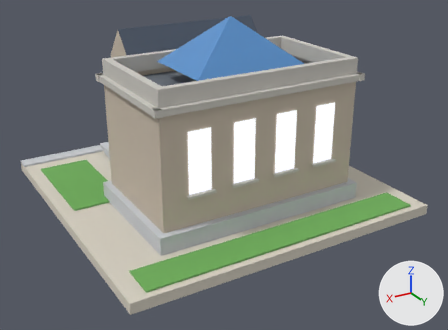
An edit to the glTF model public/models/v2/25_lod1.glb, drawn before and after from the same camera.
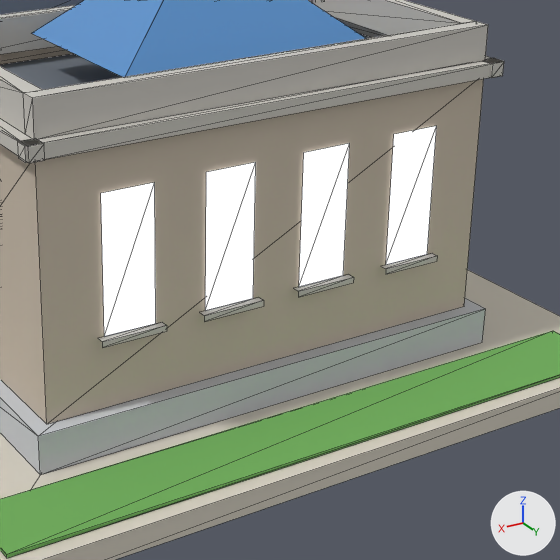
Each version appears first whole from a 50 mm lens placed at (0.899, 1.594, 0.874), pointed at (-0.005, 0.087, 0.121), and next in a close-up on the part from 32% to 87% of the width and 14% to 89% of the height. Arrows for +X, +Y and +Z are at lower right; the lights stay in place. The last two pictures show the newer version. The close-ups show mesh edges as thin lines. Vertices at exactly the same position are counted once.

Names of what the first close-up shows: 'b25_v2_lod1'.
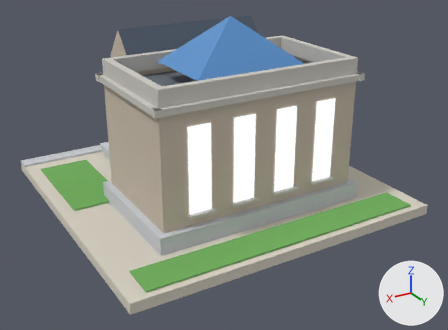
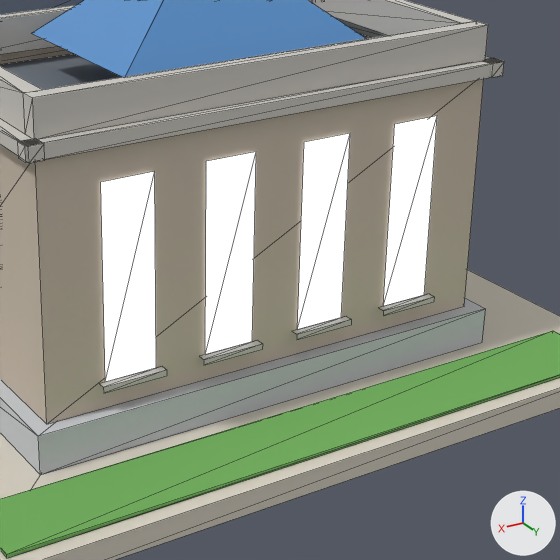
Pixel boxes [x1, y1, x2, y2] of what changed, in the close-ups (560 x 560 px; the box of a moved part takes in the faces that stretch with it):
part 1 of me_b25_v2_lod1, moved or reshaped: before [381, 253, 437, 274]; after [379, 294, 434, 316]
part 2 of me_b25_v2_lod1, moved or reshaped: before [293, 274, 354, 297]; after [293, 316, 351, 340]
part 3 of me_b25_v2_lod1, moved or reshaped: before [199, 297, 264, 321]; after [199, 340, 263, 365]
part 4 of me_b25_v2_lod1, moved or reshaped: before [98, 322, 167, 348]; after [100, 367, 167, 393]
part 5 of me_b25_v2_lod1, moved or reshaped: before [101, 126, 437, 337]; after [101, 116, 437, 382]

Edits to the bpy script that builds the scene:
```text
Change me_b25_v2_lod1:
    where me_b25_v2_lod1.from_pydata(...)  # 348 vertices, 416 faces; spans x -0.48..0.48, y -0.48..0.48, z 0.0..0.58
    used by ob_b25_v2_lod1; location = (0.0, 0.0, 0.0)
    before: 220 (-0.168, 0.313, 0.173) at pixel (385, 264), 221 (-0.235, 0.313, 0.173) at pixel (427, 254), 222 (-0.235, 0.313, 0.346) at pixel (436, 125), 223 (-0.168, 0.313, 0.346) at pixel (393, 134), 224 (-0.034, 0.313, 0.173) at pixel (298, 287)
    before: 225 (-0.101, 0.313, 0.173) at pixel (343, 275), 226 (-0.101, 0.313, 0.346) at pixel (349, 143), 227 (-0.034, 0.313, 0.346) at pixel (303, 152), 228 (0.101, 0.313, 0.173) at pixel (205, 310), 229 (0.034, 0.313, 0.173) at pixel (253, 298)
    before: 230 (0.034, 0.313, 0.346) at pixel (255, 162), 231 (0.101, 0.313, 0.346) at pixel (206, 172), 232 (0.235, 0.313, 0.173) at pixel (104, 336), 233 (0.168, 0.313, 0.173) at pixel (155, 323), 234 (0.168, 0.313, 0.346) at pixel (154, 182)
    before: 235 (0.235, 0.313, 0.346) at pixel (100, 193)
    me_b25_v2_lod1 part 1: the loose piece of 6 vertices spanning x -0.244..-0.16, y 0.313..0.324, z 0.165..0.173 is moved by (0.0, 0.0, -0.058)
    me_b25_v2_lod1 part 2: the loose piece of 6 vertices spanning x -0.109..-0.025, y 0.313..0.324, z 0.165..0.173 is moved by (0.0, 0.0, -0.058)
    me_b25_v2_lod1 part 3: the loose piece of 6 vertices spanning x 0.025..0.109, y 0.313..0.324, z 0.165..0.173 is moved by (0.0, 0.0, -0.058)
    me_b25_v2_lod1 part 4: the loose piece of 6 vertices spanning x 0.16..0.244, y 0.313..0.324, z 0.165..0.173 is moved by (0.0, 0.0, -0.058)
    me_b25_v2_lod1 part 5
    add for i in [220, 221, 224, 225, 228, 229, 232, 233]: me_b25_v2_lod1.vertices[i].co += Vector((0.0, 0.0, -0.058))
    add for i in [222, 223, 226, 227, 230, 231, 234, 235]: me_b25_v2_lod1.vertices[i].co += Vector((0.0, 0.0, 0.013))
```
